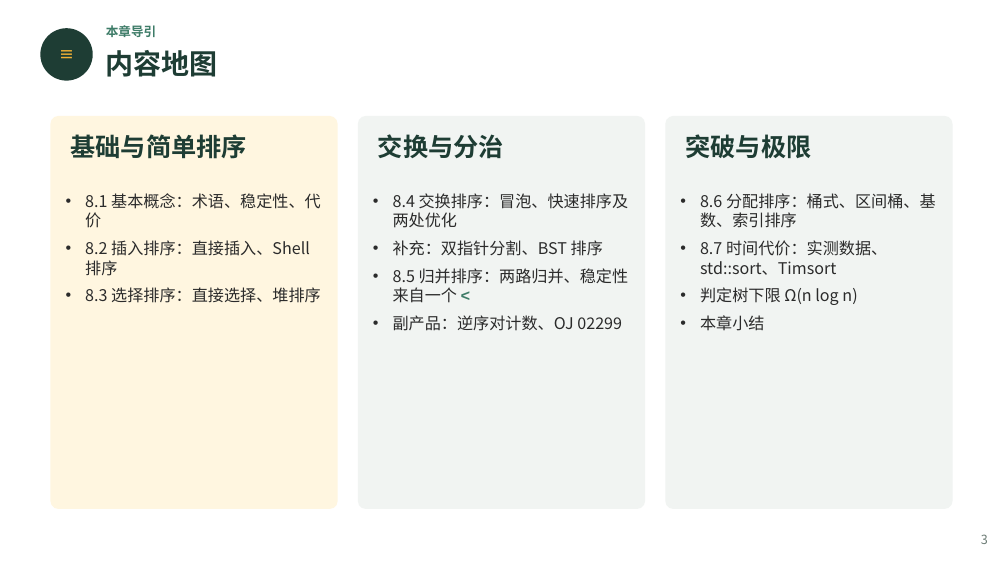
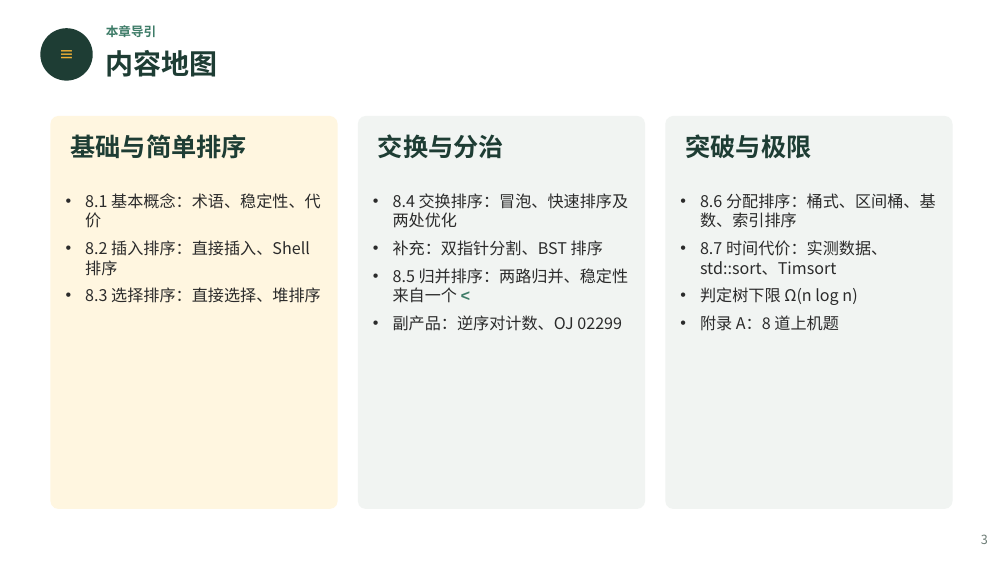
Before and after one commit to GMyhf/2026fall-cs201, a slide deck: slide 3 of courseware/202609_DSA_08_Sorting.pptx. Drawn at 1008x567 pixels with LibreOffice and Linux fonts; fonts in the diff are those of the drawing. Boxes give left, top, right and bottom in pixels: in the first picture for what was removed or moved away, otherwise in the second. Text is boxed around its words. In the diff, an @@ line names an element or a change of style, - is before the commit and + after.

```diff
--- a/courseware/202609_DSA_08_Sorting.pptx
+++ b/courseware/202609_DSA_08_Sorting.pptx
@@ text at (700,315,838,331): text changed @@
-• 本章小结
+• 附录 A：8 道上机题
```
Also in this commit, not shown: 1 other slide changed, 9 slides added, 2 other files.
